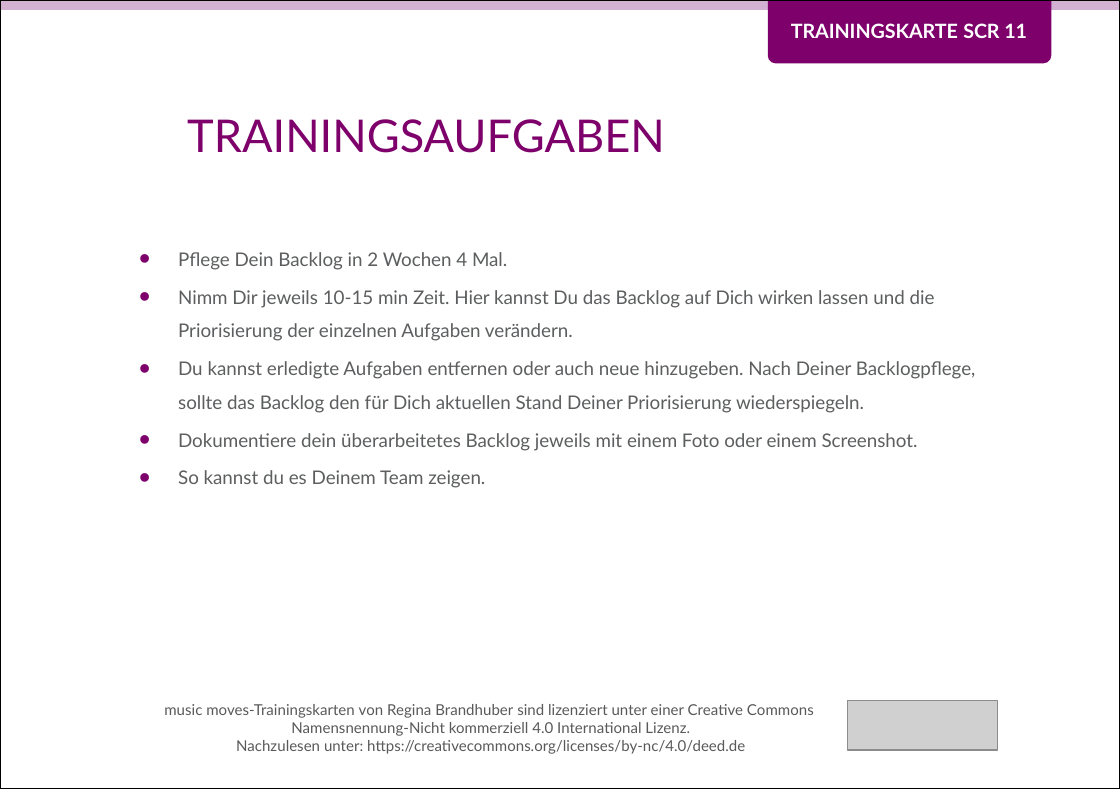
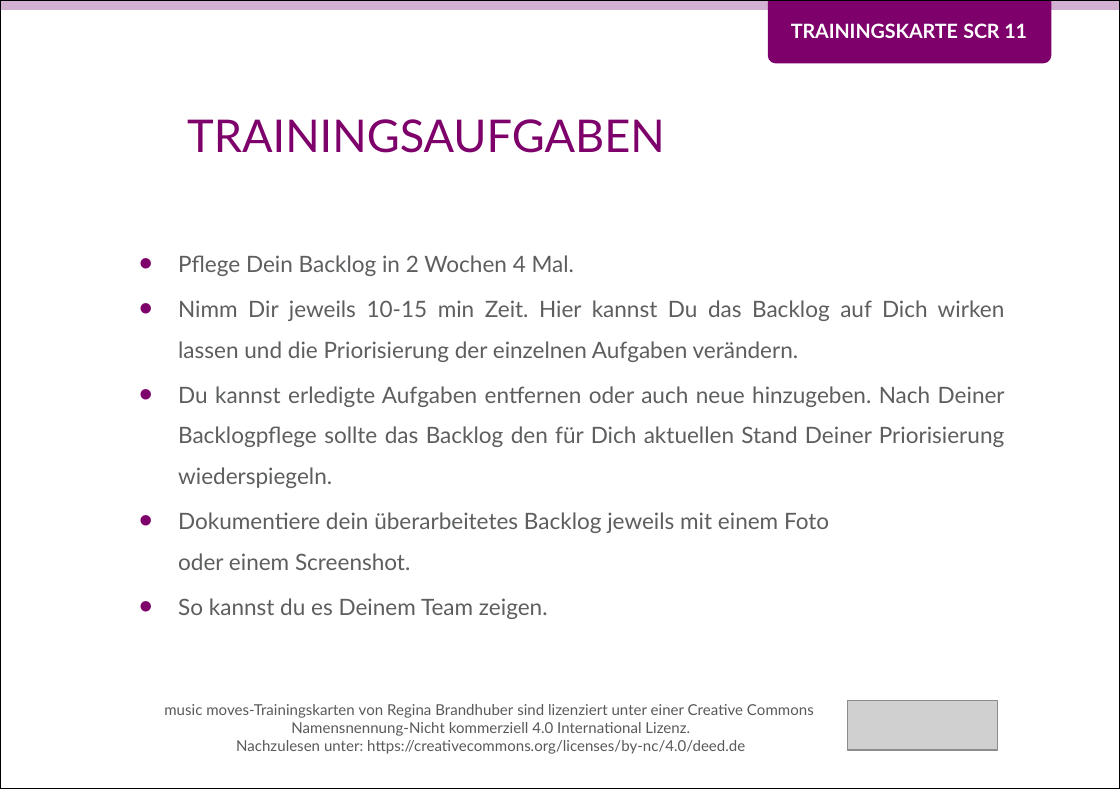
Before and after one commit to Teamtool/training-materials, a slide deck: slide 2 of training-cards/music moves/Scrum (SCR)/ger/apprentice/ger_SCR_11_Priorisieren_und_Pflegen_MM_A.pptx. Drawn at 1120x789 pixels with LibreOffice and Linux fonts; fonts in the diff are those of the drawing; grey boxes stand for pictures; background and template pictures are left out. Boxes give left, top, right and bottom in pixels: in the first picture for what was removed or moved away, otherwise in the second. Text is boxed around its words. In the diff, an @@ line names an element or a change of style, - is before the commit and + after.

```diff
--- a/training-cards/music moves/Scrum (SCR)/ger/apprentice/ger_SCR_11_Priorisieren_und_Pflegen_MM_A.pptx
+++ b/training-cards/music moves/Scrum (SCR)/ger/apprentice/ger_SCR_11_Priorisieren_und_Pflegen_MM_A.pptx
@@ text at (x1=178, y1=255, x2=1005, y2=619): size 10 to 12 pt in "Pflege Dein Backlog in 2 Wochen 4 ...", "Nimm Dir jeweils 10-15 min Zeit. Hier ...", "Dokumentiere dein überarbeitetes Backlog jeweils mit einem ...", "So kannst du es Deinem Team zeigen."; alignment left to justified @@
@@ text at (x1=178, y1=386, x2=1005, y2=488): text changed; size 10 to 12 pt @@
-• Du kannst erledigte Aufgaben entfernen oder auch neue hinzugeben. Nach Deiner Backlogpflege, sollte das Backlog den für Dich aktuellen Stand Deiner Priorisierung wiederspiegeln.
+• Du kannst erledigte Aufgaben entfernen oder auch neue hinzugeben. Nach Deiner Backlogpflege sollte das Backlog den für Dich aktuellen Stand Deiner Priorisierung wiederspiegeln.
```
Also in this commit, not shown: 1 other slide changed, 1 other file.
